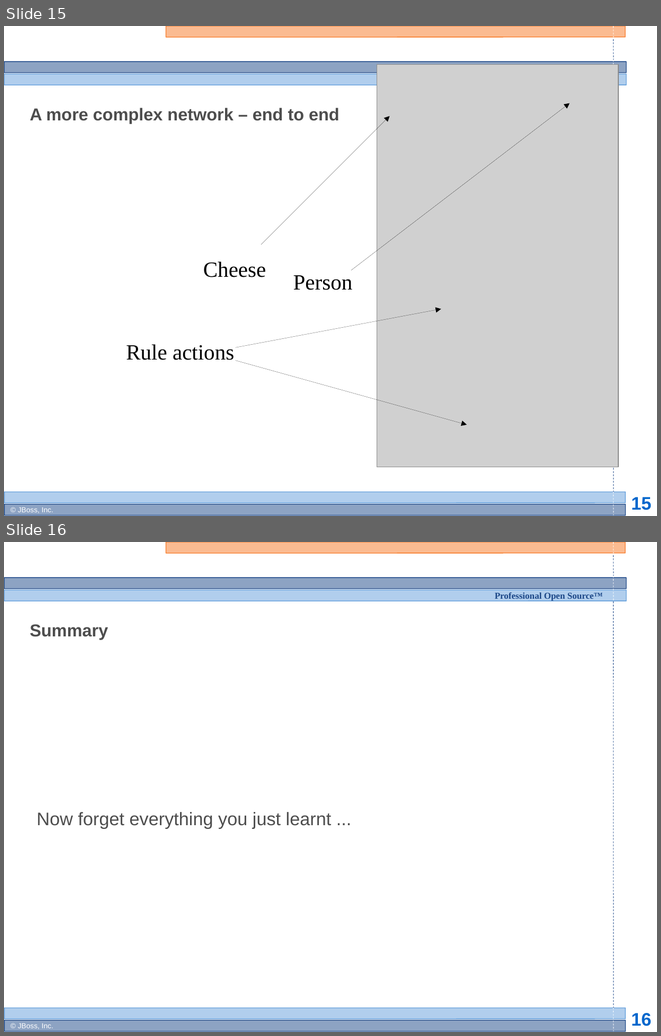
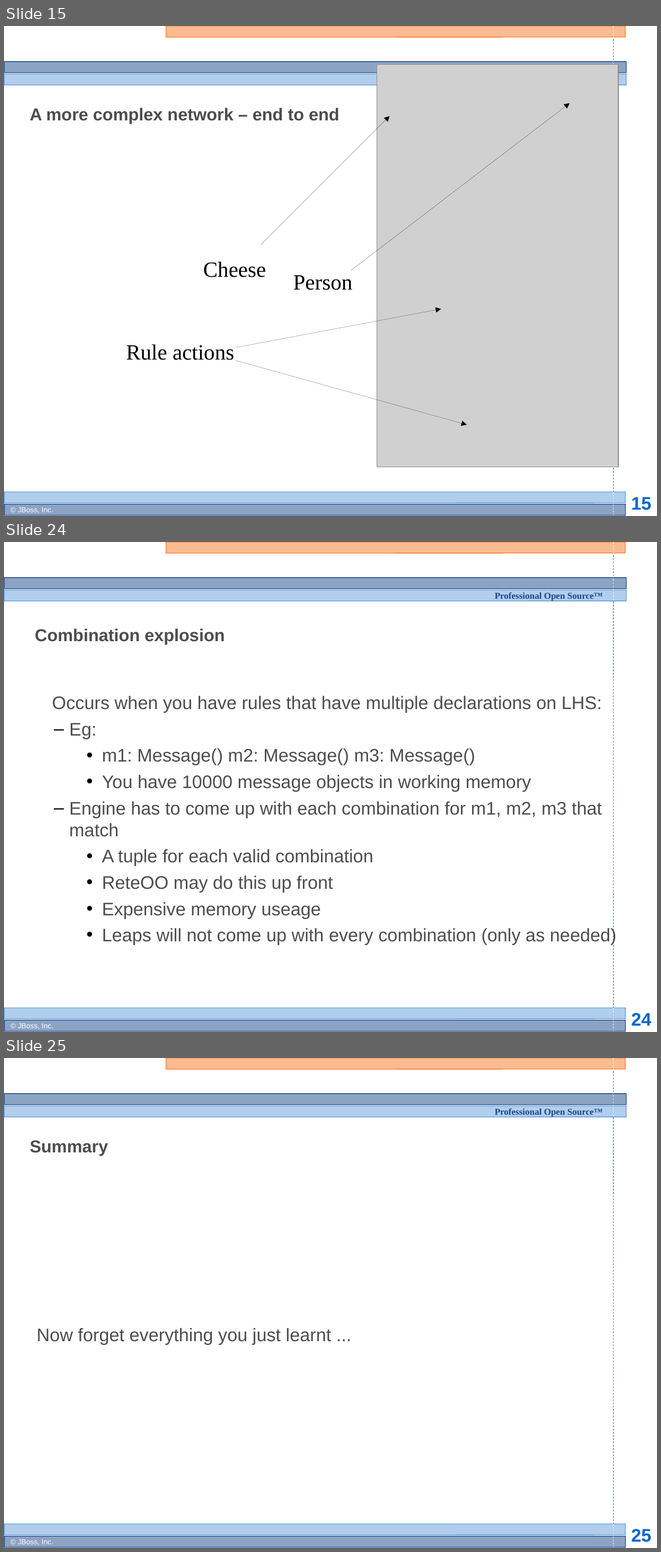
Before and after one commit to bobmcwhirter/drools, a slide deck: documentation/training/developers-course/Module 4 - Rule Engine Concepts 2.odp. Shown one above the other, each under a label of ours: slides 15 and 16 before the commit, slides 15, 24 and 25 after it; the slides between them are not shown. The pictures are 661x1036 and 661x1552 pixels, drawn with LibreOffice and Linux fonts; fonts in the diff are those of the drawing; grey boxes stand for pictures; background and template pictures are left out. Boxes give left, top, right and bottom in pixels: in the first picture for what was removed or moved away, otherwise in the second. Text is boxed around its words. In the diff, an @@ line names an element or a change of style, - is before the commit and + after.

```diff
--- a/documentation/training/developers-course/Module 4 - Rule Engine Concepts 2.odp
+++ b/documentation/training/developers-course/Module 4 - Rule Engine Concepts 2.odp
@@ slide 24 added at bbox=[4, 542, 657, 1032], background #FFFFFF; not listed: 13 template elements that a slide beside it also shows @@
@@ title added at bbox=[35, 628, 224, 644], 19 pt, text #4D4D4D, bold @@
+Combination explosion
@@ subtitle added at bbox=[52, 696, 617, 945], 20 pt, text #4D4D4D @@
+  Occurs when you have rules that have multiple declarations on LHS:
+  – Eg:
+    • m1: Message() m2: Message() m3: Message()
+    • You have 10000 message objects in working memory
+  – Engine has to come up with each combination for m1, m2, m3 that match
+    • A tuple for each valid combination
+    • ReteOO may do this up front
+    • Expensive memory useage
+    • Leaps will not come up with every combination (only as needed)
@@ what was slide 16 is now slide 25 @@
@@ page number at bbox=[631, 1529, 651, 1542]: text changed @@
-16
+25
```
Also in this commit, not shown: 9 other slides added, 1 other file.
